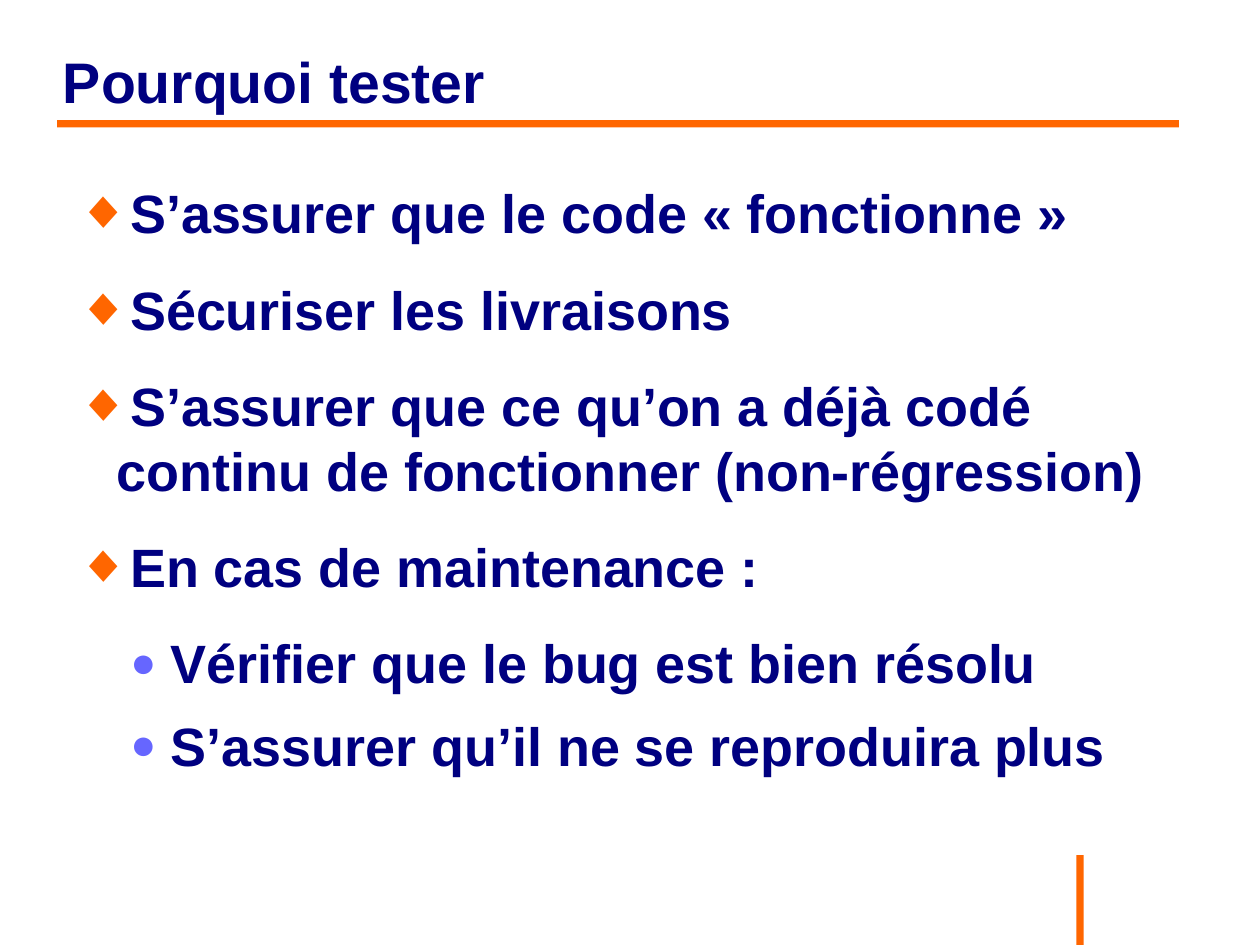
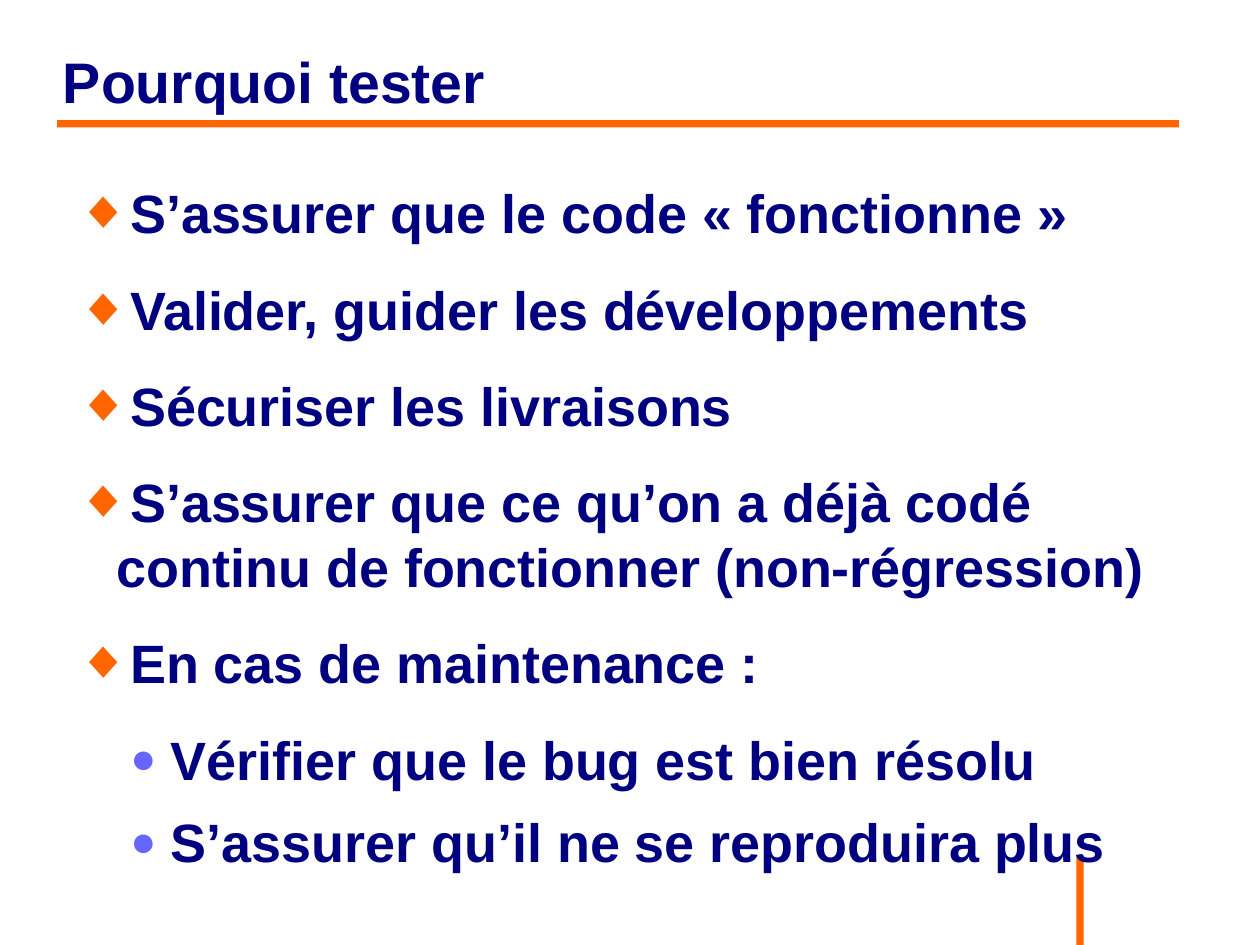
Before and after one commit to philphils/tests-unitaires-et-moins-unitaires, a slide deck: slide 4 of tests-unitaires-cours/nouveauDiapo/diapo_tests_unitaires.odp. Drawn at 1260x945 pixels with LibreOffice and Linux fonts; fonts in the diff are those of the drawing; background and template pictures are left out. Boxes give left, top, right and bottom in pixels: in the first picture for what was removed or moved away, otherwise in the second. Text is boxed around its words. In the diff, an @@ line names an element or a change of style, - is before the commit and + after.

```diff
--- a/tests-unitaires-cours/nouveauDiapo/diapo_tests_unitaires.odp
+++ b/tests-unitaires-cours/nouveauDiapo/diapo_tests_unitaires.odp
@@ text at [130, 290, 1028, 339]: paragraph added @@
+◆ Valider, guider les développements
```
Also in this commit, not shown: 2 other slides changed.
